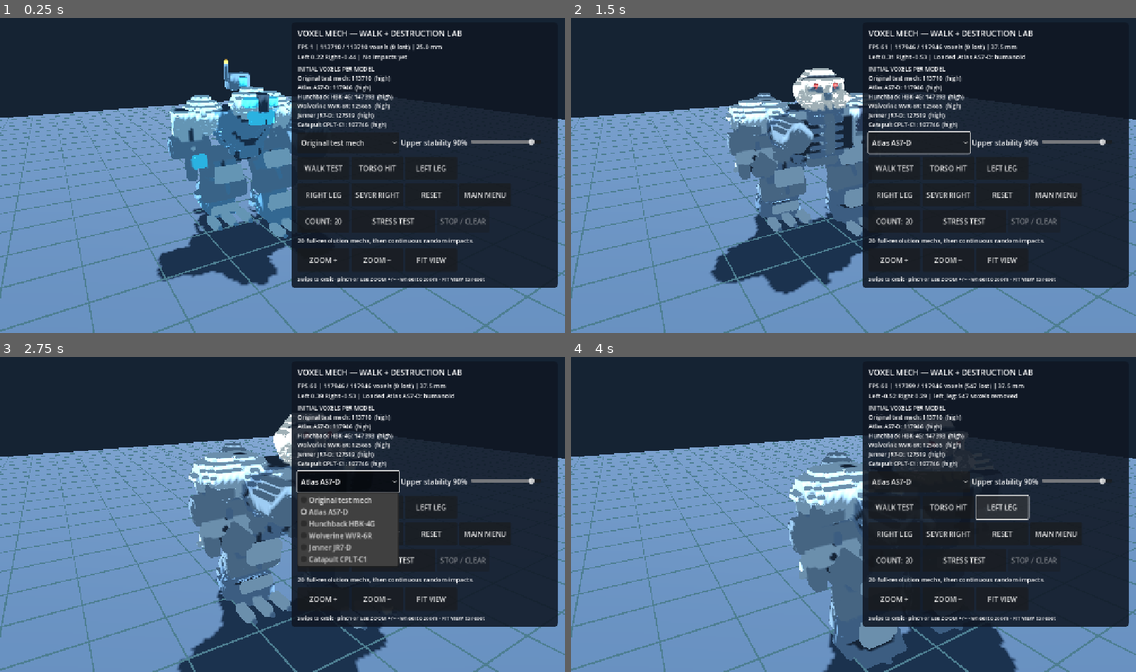
Above: before the commit, frames 1-4 (two rows, left to right).
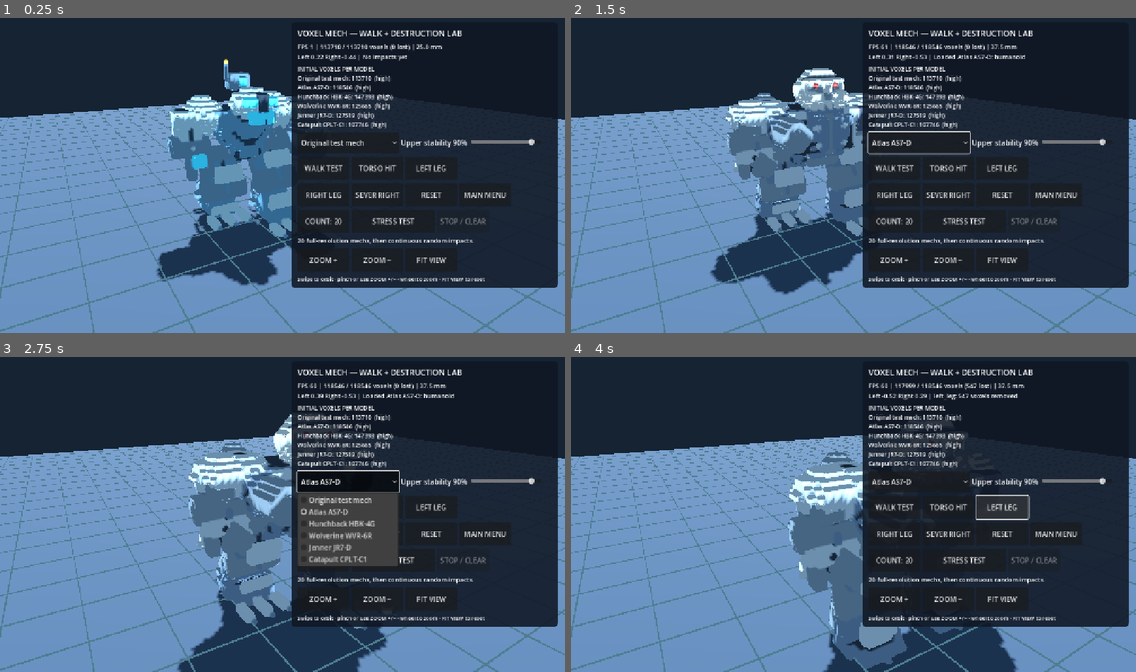
Above: after the commit, the same moments.

Repository: drag0nblad3/BtechMobile
Game: Godot game, scene res://scenes/voxel_mech_lab.tscn
The game is run twice, just before and just after one commit, with the same random seed, the same clock (stepped at 60 frames per second) and the same inputs. This scene is started directly instead of the project's main scene.
Inputs:
- Up to frame 1 (0.25 s): no input
- Up to frame 2 (1.5 s): click "Original test mech" at 0.5 s; click "WALK TEST" at 1.25 s
- Up to frame 3 (2.75 s): click "Atlas AS7-D" at 2 s
- Up to frame 4 (4 s): click "TORSO HIT" at 2.75 s; click "LEFT LEG" at 3.5 s

The runs differ from the first frame. In frame 1, less than 0.1% of the frame differs, in the area x 60-62%, y 21-23%; in frame 2, 1.0%, in the area x 39-65%, y 8-78%; in frame 3, 0.3%; in frame 4, less than 0.1%.

Commit message:
Recess Atlas skull into steel armor finish and cover dark hollow torso with tapered physical pectoral plates

Diff:
--- a/src/view/units/voxel_silhouette_v3.gd
+++ b/src/view/units/voxel_silhouette_v3.gd
@@ -19,7 +19,7 @@
 			base[0] = Color("556c80")
 			base[1] = Color("26313c")
 			base[4] = Color("8ba0ae")
-			base[6] = Color("cec9ba")
+			base[6] = Color("99a9ae")
 			base[7] = Color("f1544c")
 			base[8] = Color("617481")
 		"hunchback":
@@ -124,6 +124,18 @@
 	for y in [-6, -2, 2]:
 		p.carve_box(Vector3i(-7, y, -9), Vector3i(7, y, -9))
 	p.fill_box(Vector3i(-1, -6, -10), Vector3i(0, 2, -9), 8)
+	# Non-rectangular central flak plates close the gaping dark hole below
+	# the death's-head. They project forward with tapering outer corners.
+	for y in range(-5, 3):
+		var width := 4 if y < -3 else (5 if y < 0 else 6)
+		for x in range(-width, width):
+			if abs(x) < 1:
+				continue  # exposed central mechanical fastener line
+			var front := -11 if abs(x) < 4 else -10
+			p.cells[Vector3i(x, y, front)] = 0
+	for y in [-4, 0]:
+		for x in [-4, 3]:
+			p.fill_box(Vector3i(x, y, -11), Vector3i(x + 1, y, -11), 4)
 	# Chest should read as one deep armored breastplate, NOT two footballs.
 	# Several extra projecting plates define a narrow centerline.
 	for side in [-1, 1]:
